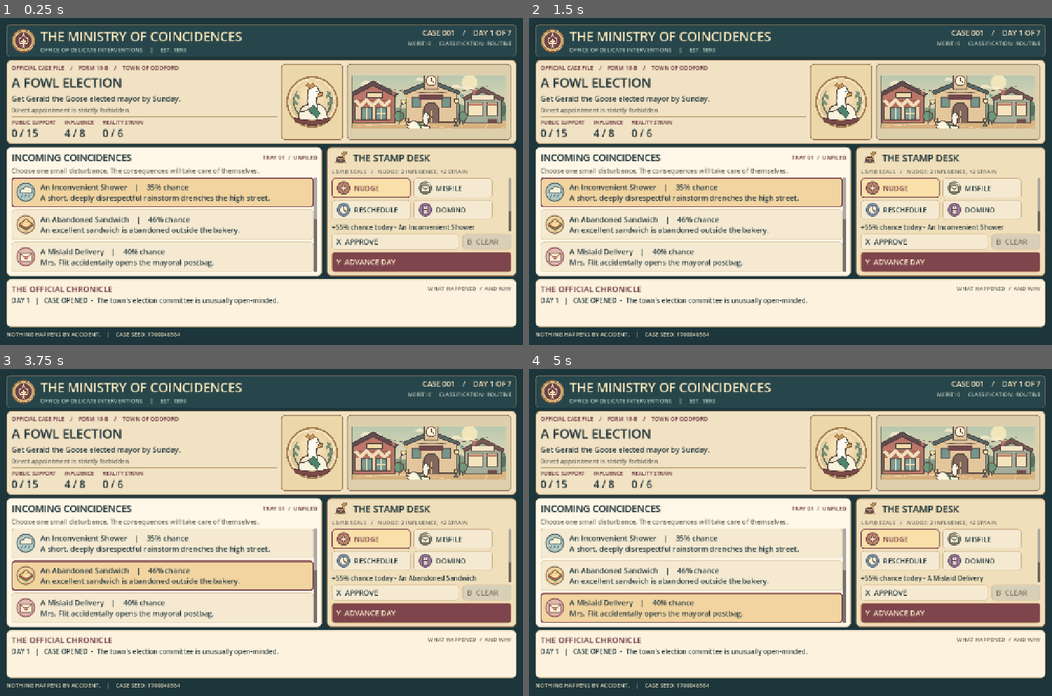
Above: before the commit, frames 1-4 (two rows, left to right).
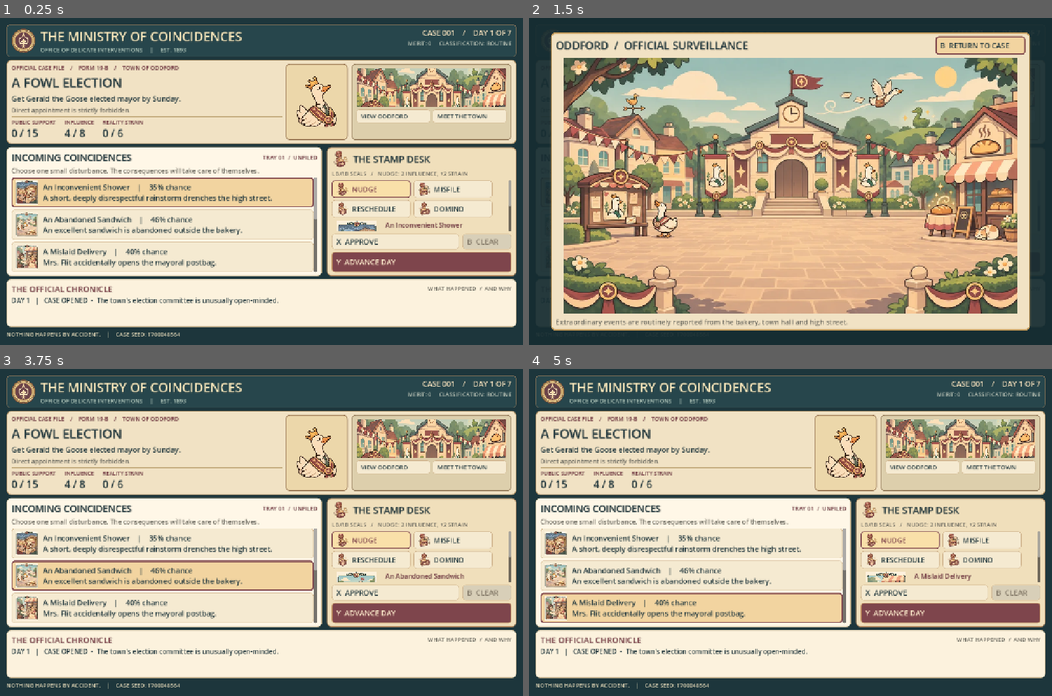
Above: after the commit, the same moments.

Repository: killjoy00/ministry
Game: Godot game, scene res://scenes/main.tscn
Two runs of this game, one before a commit and one after it. Both use one fixed random seed, a clock stepped at 60 frames per second and the inputs below.
Inputs (mouse positions are in pixels of both pictures, inside the frame that each line leads up to):
- Up to frame 1 (0.25 s): no input
- Up to frame 2 (1.5 s): click (921, 116) at 0.5 s, where only the run after the commit has a clickable "VIEW ODDFORD"; click (999, 116) at 1.25 s, where only the run after the commit has a clickable "MEET THE TOWN"
- Up to frame 3 (3.75 s): click (449, 395) at 2 s, where only the run after the commit has a clickable "B RETURN TO CASE"; click "An Inconvenient Shower | 35% …" at 2.75 s; click "An Abandoned Sandwich | 46% c…" at 3.5 s
- Up to frame 4 (5 s): click "A Mislaid Delivery | 40% chan…" at 4.25 s

The runs differ from the first frame. In frame 1, 11% of the frame differs, in the area x 3-98%, y 14-77%; in frame 2, 85%, in the area x 1-99%, y 2-98%; in frame 3, 11%; in frame 4, 11%.

Commit message:
Integrate Oddford illustrated asset pack and Steam publishing guide

Diff:
--- a/scripts/main.gd
+++ b/scripts/main.gd
@@ -17,12 +17,23 @@
 var feedback: String = ""
 var root_view: VBoxContainer
 var initial_focus: Control
+var gallery_overlay: Control = null
 
 func _ready() -> void:
 	sim = SimulationEngine.new()
 	_render()
 
 func _input(event: InputEvent) -> void:
+	# Gallery is a modal: back closes it rather than accidentally clearing
+	# an intervention or advancing a simulation step beneath the artwork.
+	if gallery_overlay != null:
+		if event is InputEventJoypadButton and event.pressed and event.button_index == JOY_BUTTON_B:
+			_close_gallery()
+			get_viewport().set_input_as_handled()
+		elif event is InputEventKey and event.pressed and event.keycode == KEY_ESCAPE:
+			_close_gallery()
+			get_viewport().set_input_as_handled()
+		return
 	if event is InputEventJoypadButton and event.pressed:
 		match event.button_index:
 			JOY_BUTTON_LEFT_SHOULDER:
@@ -120,6 +131,7 @@
 # Original storybook visual direction: illustrated miniature town, a physical
 # paper case file and tactile rubber stamps. Game logic stays in CaseSimulation.
 func _render() -> void:
+	gallery_overlay = null
 	for child in get_children():
 		remove_child(child)
 		child.queue_free()
@@ -219,11 +231,29 @@
 	var gerald_holder := _card(Color("#ecd7aa"), Color("#9a7854"), 2)
 	gerald_holder.custom_minimum_size.x = 140
 	row.add_child(gerald_holder)
-	gerald_holder.add_child(_illustration("res://assets/gerald.svg", Vector2(128, 132)))
+	gerald_holder.add_child(_illustration("res://assets/illustrated/portrait_gerald.webp", Vector2(128, 132)))
 	var village_holder := _card(Color("#ddcfac"), Color("#967d5c"), 2)
 	village_holder.custom_minimum_size.x = 390
 	row.add_child(village_holder)
-	village_holder.add_child(_illustration("res://assets/town.svg", Vector2(379, 145)))
+	var town_column := VBoxContainer.new()
+	town_column.add_theme_constant_override("separation", 4)
+	village_holder.add_child(town_column)
+	town_column.add_child(_illustration("res://assets/illustrated/oddford_banner.webp", Vector2(368, 98)))
+	var doors := HBoxContainer.new()
+	doors.add_theme_constant_override("separation", 6)
+	town_column.add_child(doors)
+	var map_button := _button("VIEW ODDFORD")
+	map_button.custom_minimum_size.y = 31
+	map_button.add_theme_font_size_override("font_size", 15)
+	map_button.size_flags_horizontal = Control.SIZE_EXPAND_FILL
+	map_button.pressed.connect(_open_gallery.bind("town"))
+	doors.add_child(map_button)
+	var cast_button := _button("MEET THE TOWN")
+	cast_button.custom_minimum_size.y = 31
+	cast_button.add_theme_font_size_override("font_size", 15)
+	cast_button.size_flags_horizontal = Control.SIZE_EXPAND_FILL
+	cast_button.pressed.connect(_open_gallery.bind("cast"))
+	doors.add_child(cast_button)
 
 func _event_tray(parent: HBoxContainer) -> void:
 	var panel := _card(CARD, BORDER)
@@ -261,7 +291,7 @@
 		var picked: bool = str(rule["id"]) == selected_event
 		var button := _button(_event_caption(rule), picked)
 		button.icon = _event_icon(str(rule["id"]))
-		button.expand_icon = false
+		button.expand_icon = true
 		button.icon_alignment = HORIZONTAL_ALIGNMENT_LEFT
 		button.add_theme_constant_override("h_separation", 12)
 		button.custom_minimum_size.y = 73
@@ -272,16 +302,26 @@
 		if initial_focus == null or picked:
 			initial_focus = button
 
+func _incident_name(id: String) -> String:
+	# Data-driven art families: a card remains legible even for events without
+	# a bespoke illustration. The rules engine does not depend on artwork.
+	if "rain" in id or "indoor_parade" in id or "fair" in id or "crowd" in id:
+		return "rain"
+	if "sandwich" in id or "goose_hungry" in id or "bread" in id or "endorsement" in id:
+		return "sandwich"
+	if "post" in id or "letter" in id or "invitation" in id or "rulebook" in id or "petition" in id:
+		return "letter"
+	if "wind" in id or "traffic" in id or "coffee" in id or "posters" in id:
+		return "wind"
+	if "camera" in id or "photo" in id or "front_page" in id or "viral" in id or "poll" in id:
+		return "newspaper"
+	return "election"
+
 func _event_icon(id: String) -> Texture2D:
-	if "rain" in id or "weather" in id or "wind" in id:
-		return load("res://assets/weather.svg")
-	if "sandwich" in id or "bread" in id or "lunch" in id or "goose_hungry" in id:
-		return load("res://assets/sandwich.svg")
-	if "letter" in id or "post" in id or "delivery" in id or "invitation" in id:
-		return load("res://assets/letter.svg")
-	if "schedule" in id or "time" in id or "late" in id:
-		return load("res://assets/clock.svg")
-	return load("res://assets/incident.svg")
+	return load("res://assets/illustrated/incident_%s_small.webp" % _incident_name(id)) as Texture2D
+
+func _event_illustration(id: String) -> String:
+	return "res://assets/illustrated/incident_%s.webp" % _incident_name(id)
 
 func _stamp_desk(parent: HBoxContainer) -> void:
 	var panel := _card(Color("#f0dfbb"), Color("#af875f"), 2)
@@ -293,7 +333,7 @@
 	var heading := HBoxContainer.new()
 	heading.add_theme_constant_override("separation", 8)
 	outer.add_child(heading)
-	heading.add_child(_illustration("res://assets/ink.svg", Vector2(44, 35)))
+	heading.add_child(_illustration("res://assets/illustrated/stamp_%s_small.webp" % selected_stamp, Vector2(44, 40)))
 	var desk_title := _label("THE STAMP DESK", 23, INK, true)
 	desk_title.autowrap_mode = TextServer.AUTOWRAP_OFF
 	heading.add_child(desk_title)
@@ -316,7 +356,8 @@
 	var stamp_symbols := {"nudge": "NUDGE", "misfile": "MISFILE", "reschedule": "RESCHEDULE", "domino": "DOMINO"}
 	for id in SimulationEngine.STAMP_ORDER:
 		var stamp_button := _button(stamp_symbols[id], id == selected_stamp)
-		stamp_button.icon = load("res://assets/stamp_%s.svg" % id) as Texture2D
+		stamp_button.icon = load("res://assets/illustrated/stamp_%s_small.webp" % id) as Texture2D
+		stamp_button.expand_icon = true
 		stamp_button.icon_alignment = HORIZONTAL_ALIGNMENT_LEFT
 		stamp_button.add_theme_constant_override("h_separation", 8)
 		stamp_button.custom_minimum_size = Vector2(193, 43)
@@ -327,10 +368,17 @@
 	var rule: Dictionary = sim.get_rule(selected_event)
 	if not rule.is_empty():
 		var stamp: Dictionary = SimulationEngine.STAMPS[selected_stamp]
-		var stamp_info := _label("%s  /  %d influence  /  +%d strain" % [stamp["name"], stamp["cost"], stamp["strain"]], 17, BURGUNDY, true)
-		# Stamp cost is always visible above the grid, not concealed below a scroll.
-		desk.add_child(_label(str(stamp["description"]) + " - " + str(rule["title"]), 16, INK))
-		desk.add_child(_label("MAY CAUSE: " + _effects_label(rule), 15, MUTED))
+		# Selected incident art reveals which miniature story the stamp may alter.
+		var incident_view := HBoxContainer.new()
+		incident_view.add_theme_constant_override("separation", 8)
+		desk.add_child(incident_view)
+		incident_view.add_child(_illustration(_event_illustration(str(rule["id"])), Vector2(123, 110)))
+		var narrative := VBoxContainer.new()
+		narrative.size_flags_horizontal = Control.SIZE_EXPAND_FILL
+		incident_view.add_child(narrative)
+		narrative.add_child(_label(str(rule["title"]), 16, BURGUNDY, true))
+		narrative.add_child(_label(str(stamp["description"]), 15, INK))
+		narrative.add_child(_label("MAY CAUSE: " + _effects_label(rule), 14, MUTED))
 		if selected_stamp == "misfile" and (rule["misfile_facts"] as Array).is_empty():
 			desk.add_child(_label("Cannot redirect this particular incident.", 15, BURGUNDY))
 	var pending_text := "NO INTERVENTION FILED"
@@ -366,7 +414,7 @@
 	var row := HBoxContainer.new()
 	row.add_theme_constant_override("separation", 26)
 	case.add_child(row)
-	row.add_child(_illustration("res://assets/gerald.svg", Vector2(205, 230)))
+	row.add_child(_illustration("res://assets/illustrated/incident_election.webp" if sim.status == "won" else "res://assets/illustrated/portrait_clerk.webp", Vector2(240, 230)))
 	var content := VBoxContainer.new()
 	content.add_theme_constant_override("separation", 10)
 	content.size_flags_horizontal = Control.SIZE_EXPAND_FILL
@@ -399,6 +447,76 @@
 	if initial_focus == null:
 		initial_focus = new_case
 
+
+func _open_gallery(which: String) -> void:
+	if gallery_overlay != null:
+		_close_gallery()
+	gallery_overlay = ColorRect.new()
+	gallery_overlay.name = "IllustratedGallery"
+	gallery_overlay.color = Color("#162c31ee")
+	gallery_overlay.set_anchors_and_offsets_preset(Control.PRESET_FULL_RECT)
+	gallery_overlay.mouse_filter = Control.MOUSE_FILTER_STOP
+	add_child(gallery_overlay)
+	var frame := MarginContainer.new()
+	frame.set_anchors_and_offsets_preset(Control.PRESET_FULL_RECT)
+	for edge in ["left", "right"]:
+		frame.add_theme_constant_override("margin_" + edge, 53)
+	for edge in ["top", "bottom"]:
+		frame.add_theme_constant_override("margin_" + edge, 36)
+	gallery_overlay.add_child(frame)
+	var paper := _card(PAPER, GOLD, 3)
+	frame.add_child(paper)
+	var layout := VBoxContainer.new()
+	layout.add_theme_constant_override("separation", 8)
+	paper.add_child(layout)
+	var toolbar := HBoxContainer.new()
+	layout.add_child(toolbar)
+	var caption := _label("ODDFORD  /  OFFICIAL SURVEILLANCE" if which == "town" else "ODDFORD  /  REGISTER OF PECULIAR RESIDENTS", 26, INK, true)
+	caption.size_flags_horizontal = Control.SIZE_EXPAND_FILL
+	toolbar.add_child(caption)
+	var back := _button("B  RETURN TO CASE", false, true)
+	back.custom_minimum_size = Vector2(220, 45)
+	back.pressed.connect(_close_gallery)
+	toolbar.add_child(back)
+	if which == "town":
+		var town := _illustration("res://assets/illustrated/oddford_square.webp", Vector2(990, 574))
+		town.size_flags_vertical = Control.SIZE_EXPAND_FILL
+		layout.add_child(town)
+		layout.add_child(_label("Extraordinary events are routinely reported from the bakery, town hall and high street.", 17, MUTED))
+	else:
+		var roster := GridContainer.new()
+		roster.columns = 3
+		roster.size_flags_vertical = Control.SIZE_EXPAND_FILL
+		roster.add_theme_constant_override("h_separation", 14)
+		roster.add_theme_constant_override("v_separation", 10)
+		layout.add_child(roster)
+		var people := [
+			["gerald", "GERALD  /  MAYORAL ASPIRANT"],
+			["clerk", "MISS QUILL  /  MINISTRY CLERK"],
+			["mayor", "HUXLEY  /  INCUMBENT MAYOR"],
+			["reporter", "THE REPORTER  /  OBSERVER"],
+			["organizer", "PIP  /  PETITION ORGANIZER"],
+			["baker", "NORA  /  BAKER"]
+		]
+		for person in people:
+			var box := VBoxContainer.new()
+			box.size_flags_horizontal = Control.SIZE_EXPAND_FILL
+			box.add_theme_constant_override("separation", 3)
+			roster.add_child(box)
+			box.add_child(_illustration("res://assets/illustrated/portrait_%s.webp" % person[0], Vector2(180, 225)))
+			var name := _label(str(person[1]), 17, BURGUNDY, true)
+			name.horizontal_alignment = HORIZONTAL_ALIGNMENT_CENTER
+			box.add_child(name)
+	_focus_after_layout(back)
+
+func _close_gallery() -> void:
+	if gallery_overlay == null:
+		return
+	gallery_overlay.queue_free()
+	gallery_overlay = null
+	if is_instance_valid(initial_focus) and initial_focus.is_inside_tree():
+		initial_focus.grab_focus()
+
 func _chronicle() -> void:
 	var ledger := _card(Color("#fcf2dd"), BORDER)
 	ledger.custom_minimum_size.y = 117
--- /dev/null
+++ b/tests/illustrated_smoke.gd
@@ -0,0 +1,70 @@
+extends SceneTree
+## Verify the image-generated world is part of the playable Godot scene.
+const Simulation = preload("res://scripts/simulation/case_simulation.gd")
+var checked: int = 0
+var failures: Array[String] = []
+
+func _initialize() -> void:
+	call_deferred("_run")
+
+func _check(condition: bool, description: String) -> void:
+	checked += 1
+	if not condition:
+		failures.append(description)
+
+func _count_images(root_node: Node) -> int:
+	var count: int = 0
+	var stack: Array[Node] = [root_node]
+	while not stack.is_empty():
+		var node: Node = stack.pop_back()
+		for child in node.get_children():
+			stack.append(child)
+		if node is TextureRect and (node as TextureRect).texture != null:
+			count += 1
+	return count
+
+func _run() -> void:
+	var names: Array[String] = [
+		"oddford_square", "oddford_banner", "oddford_cast",
+		"portrait_gerald", "portrait_clerk", "portrait_mayor",
+		"portrait_reporter", "portrait_organizer", "portrait_baker",
+		"stamp_nudge", "stamp_misfile", "stamp_reschedule", "stamp_domino",
+		"incident_letter", "incident_rain", "incident_sandwich",
+		"incident_wind", "incident_newspaper", "incident_election"
+	]
+	for asset_name in names:
+		var path := "res://assets/illustrated/%s.webp" % asset_name
+		_check(FileAccess.file_exists(path), "Missing production illustration: " + asset_name)
+		_check(load(path) is Texture2D, "Illustration failed Godot import: " + asset_name)
+	var scene: Control = load("res://scenes/main.tscn").instantiate()
+	root.add_child(scene)
+	scene.sim = Simulation.new(4242, false)
+	scene._render()
+	await process_frame
+	await process_frame
+	_check(_count_images(scene) >= 5, "Case scene must show portraits, town and chosen incident art")
+	scene._open_gallery("cast")
+	await process_frame
+	await process_frame
+	_check(scene.gallery_overlay != null and _count_images(scene.gallery_overlay) >= 6, "Cast register must show all six portraits")
+	scene._close_gallery()
+	scene._open_gallery("town")
+	await process_frame
+	await process_frame
+	_check(scene.gallery_overlay != null and _count_images(scene.gallery_overlay) >= 1, "Town gallery must show Oddford panorama")
+	scene._close_gallery()
+	for day in range(7):
+		scene._advance_day()
+	await process_frame
+	await process_frame
+	_check(scene.sim.status != "active", "Illustrated case must still finish after seven days")
+	_check(_count_images(scene) >= 2, "Result scene must retain illustrated outcome artwork")
+	root.remove_child(scene)
+	scene.free()
+	if failures.is_empty():
+		print("PASS: %d production-art and playable-gallery assertions" % checked)
+		quit(0)
+	else:
+		for problem in failures:
+			printerr("FAIL: " + problem)
+		quit(1)
Binary file added: assets/illustrated/incident_election.webp
Binary file added: assets/illustrated/incident_election_small.webp
Binary file added: assets/illustrated/incident_letter.webp
Binary file added: assets/illustrated/incident_letter_small.webp
Binary file added: assets/illustrated/incident_newspaper.webp
Binary file added: assets/illustrated/incident_newspaper_small.webp
Binary file added: assets/illustrated/incident_rain.webp
Binary file added: assets/illustrated/incident_rain_small.webp
Binary file added: assets/illustrated/incident_sandwich.webp
Binary file added: assets/illustrated/incident_sandwich_small.webp
Binary file added: assets/illustrated/incident_wind.webp
Binary file added: assets/illustrated/incident_wind_small.webp
(and 21 more such lines)
